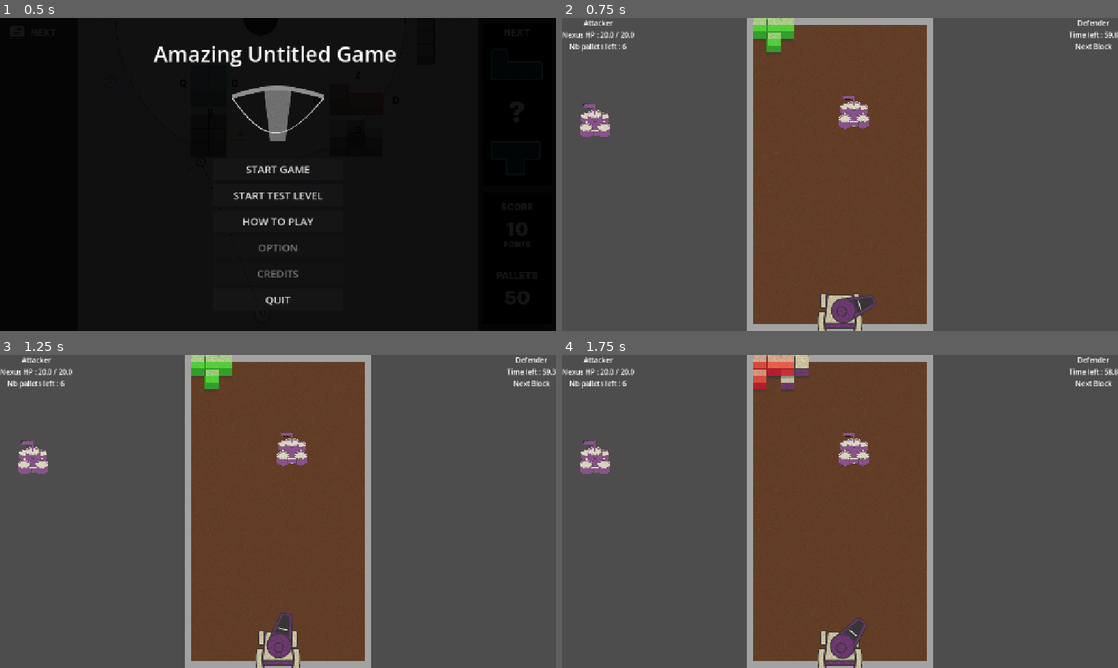
Above: before the commit, frames 1-4 (two rows, left to right).
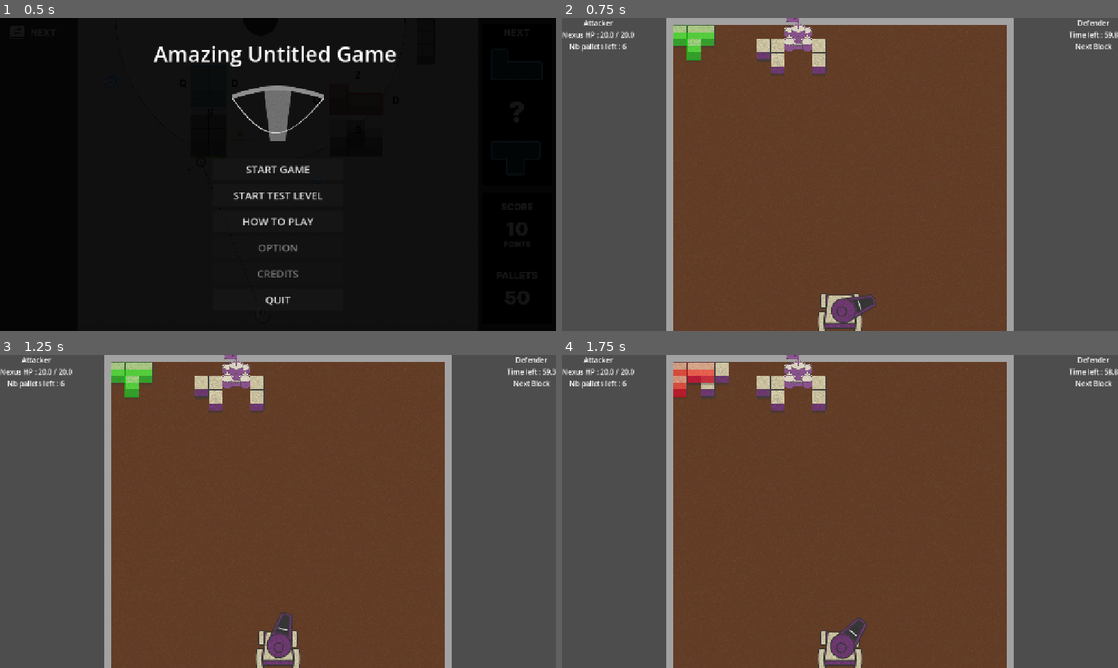
Above: after the commit, the same moments.

Repository: Angele-Bzl/construction
Game: Godot game, scene res://Scenes/title_screen.tscn
The game is run twice, just before and just after one commit, with the same random seed, the same clock (stepped at 60 frames per second) and the same inputs.
Inputs (mouse positions are in pixels of both pictures, inside the frame that each line leads up to):
- Up to frame 1 (0.5 s): no input
- Up to frame 2 (0.75 s): click "START GAME" at 0.5 s
- Up to frame 3 (1.25 s): no input
- Up to frame 4 (1.75 s): move the mouse to (962, 495) at 1.27 s; hold D (right) from 1.28 s (still down); tap Space (snap) at 1.35 s

Frame 1 is identical in both runs. In frame 2, 34% of the frame differs, in the area x 3-82%, y 0-100%; in frame 3, 34%; in frame 4, 34%.

Commit message:
Génération de blocs au début + fix + LD Charles

Diff:
--- a/construction/Prefabs/BlockPrefabs/PatternPrefabs/pattern.tscn
+++ b/construction/Prefabs/BlockPrefabs/PatternPrefabs/pattern.tscn
@@ -7,13 +7,13 @@
 script = ExtResource("1_n1af2")
 
 [node name="Block" parent="." unique_id=407422604 instance=ExtResource("1_fxuyb")]
-position = Vector2(16, 16)
+position = Vector2(16, 32)
 
 [node name="Block2" parent="." unique_id=1292690081 instance=ExtResource("1_fxuyb")]
-position = Vector2(48, 16)
+position = Vector2(48, 32)
 
 [node name="Block3" parent="." unique_id=502402122 instance=ExtResource("1_fxuyb")]
-position = Vector2(80, 16)
+position = Vector2(80, 32)
 
 [node name="Block4" parent="." unique_id=1347714736 instance=ExtResource("1_fxuyb")]
-position = Vector2(16, 48)
+position = Vector2(16, 64)
--- a/construction/Prefabs/BlockPrefabs/PatternPrefabs/pattern_2.tscn
+++ b/construction/Prefabs/BlockPrefabs/PatternPrefabs/pattern_2.tscn
@@ -5,4 +5,4 @@
 [node name="Pattern2" unique_id=103748082 instance=ExtResource("1_2tmu8")]
 
 [node name="Block4" parent="." index="3" unique_id=1347714736]
-position = Vector2(48, 48)
+position = Vector2(48, 64)
--- a/construction/Prefabs/BlockPrefabs/PatternPrefabs/pattern_3.tscn
+++ b/construction/Prefabs/BlockPrefabs/PatternPrefabs/pattern_3.tscn
@@ -5,4 +5,4 @@
 [node name="Pattern3" unique_id=103748082 instance=ExtResource("1_wpsym")]
 
 [node name="Block3" parent="." index="2" unique_id=502402122]
-position = Vector2(48, 48)
+position = Vector2(48, 64)
--- a/construction/Prefabs/BlockPrefabs/PatternPrefabs/pattern_4.tscn
+++ b/construction/Prefabs/BlockPrefabs/PatternPrefabs/pattern_4.tscn
@@ -5,4 +5,4 @@
 [node name="Pattern4" unique_id=103748082 instance=ExtResource("1_50ggh")]
 
 [node name="Block4" parent="." index="3" unique_id=1347714736]
-position = Vector2(112, 16)
+position = Vector2(112, 32)
--- a/construction/Prefabs/BlockPrefabs/PatternPrefabs/pattern_5.tscn
+++ b/construction/Prefabs/BlockPrefabs/PatternPrefabs/pattern_5.tscn
@@ -5,4 +5,4 @@
 [node name="Pattern5" unique_id=103748082 instance=ExtResource("1_mrdss")]
 
 [node name="Block3" parent="." index="2" unique_id=502402122]
-position = Vector2(16, 80)
+position = Vector2(16, 96)
--- a/construction/Scenes/main_scene.tscn
+++ b/construction/Scenes/main_scene.tscn
@@ -16,10 +16,10 @@
 size = Vector2(14, 720)
 
 [sub_resource type="RectangleShape2D" id="RectangleShape2D_xrivr"]
-size = Vector2(20, 720)
+size = Vector2(14, 720)
 
 [sub_resource type="RectangleShape2D" id="RectangleShape2D_13qdw"]
-size = Vector2(432, 14)
+size = Vector2(768, 14)
 
 [node name="MainScene" type="Node2D" unique_id=533807947]
 script = ExtResource("1_m1efj")
@@ -46,10 +46,10 @@
 centered = false
 
 [node name="Ground" type="TextureRect" parent="." unique_id=1142738223]
-offset_left = 440.00003
+offset_left = 256.0
 offset_top = 16.0
-offset_right = 807.386
-offset_bottom = 669.6
+offset_right = 961.38135
+offset_bottom = 684.8
 scale = Vector2(1.0887729, 1.0526316)
 mouse_filter = 2
 texture = ExtResource("2_x6ack")
@@ -58,7 +58,7 @@
 [node name="Walls" type="Node2D" parent="." unique_id=1550099786]
 
 [node name="Wall1" type="StaticBody2D" parent="Walls" unique_id=1512068386]
-position = Vector2(432, 384)
+position = Vector2(248, 384)
 
 [node name="WallSprite" type="Sprite2D" parent="Walls/Wall1" unique_id=361679672]
 position = Vector2(0, -23.999983)
@@ -70,7 +70,7 @@
 shape = SubResource("RectangleShape2D_76v2p")
 
 [node name="Wall2" type="StaticBody2D" parent="Walls" unique_id=688039229]
-position = Vector2(848, 384)
+position = Vector2(1032, 384)
 
 [node name="WallSprite" type="Sprite2D" parent="Walls/Wall2" unique_id=1120225878]
 position = Vector2(0, -23.999983)
@@ -85,14 +85,14 @@
 position = Vector2(640, 8)
 
 [node name="WallSprite" type="Sprite2D" parent="Walls/Wall3" unique_id=1156021529]
-scale = Vector2(11.076923, 0.05797107)
+scale = Vector2(20.102564, 0.05797107)
 texture = ExtResource("3_iacmt")
 
 [node name="WallCollision" type="CollisionShape2D" parent="Walls/Wall3" unique_id=2096315868]
 shape = SubResource("RectangleShape2D_13qdw")
 
 [node name="Wall4" type="StaticBody2D" parent="Walls" unique_id=208249840]
-position = Vector2(640, 712)
+position = Vector2(640, 728)
 
 [node name="WallSprite" type="Sprite2D" parent="Walls/Wall4" unique_id=226272177]
 scale = Vector2(11.076923, 0.05797107)
@@ -101,9 +101,9 @@
 [node name="WallCollision" type="CollisionShape2D" parent="Walls/Wall4" unique_id=216096089]
 shape = SubResource("RectangleShape2D_13qdw")
 
+[node name="Nexus" parent="." unique_id=407422604 instance=ExtResource("6_6ev3c")]
+
 [node name="BlockContainer" type="Node2D" parent="." unique_id=1674226568]
-
-[node name="Nexus" parent="." unique_id=407422604 instance=ExtResource("6_6ev3c")]
 
 [node name="PatternSpawn" type="Node2D" parent="." unique_id=828033140]
 position = Vector2(440, 16)
@@ -115,6 +115,3 @@
 [node name="CrossbowBase" type="Sprite2D" parent="." unique_id=918904373]
 position = Vector2(640, 673)
 texture = ExtResource("5_maf8m")
-
-[node name="Nexus2" parent="." unique_id=1587931700 instance=ExtResource("6_6ev3c")]
-position = Vector2(44, 212)
--- a/construction/Scripts/levelManager.gd
+++ b/construction/Scripts/levelManager.gd
@@ -2,7 +2,6 @@
 
 var rng = RandomNumberGenerator.new()
 
-@onready var pattern_spawn = $PatternSpawn
 @onready var block_container = $BlockContainer
 @onready var nexus = $Nexus
 @onready var ground = $Ground
@@ -20,7 +19,7 @@
 
 	await get_tree().process_frame
 
-	generate_starting_elements(3)
+	generate_starting_elements(5)
 	next_pattern = patterns.pick_random()
 	generate_new_pattern()
 
@@ -46,7 +45,7 @@
 
 func generate_starting_elements(starting_blocks : int):
 	var range_x : Vector2 = Vector2(ground.global_position.x,ground.global_position.x + ground.size.x)
-	var range_y : Vector2 = Vector2(ground.global_position.y/3,ground.global_position.y/3 + ground.size.y/3)
+	var range_y : Vector2 = Vector2(ground.global_position.y,ground.global_position.y + ground.size.y/3)
 	print("Range x : " + str(range_x))
 	print("Range y : " + str(range_y))
 	nexus.global_position = Vector2(rng.randi_range(range_x.x,range_x.y),rng.randi_range(range_y.x,range_y.y))
@@ -55,13 +54,43 @@
 	nexus.global_position.y -= int(nexus.global_position.y) % int(GlobalManager.TILE.y*2)
 	print("Nexus position tile fixed : " + str(nexus.global_position))
 
+	var valid_pos_for_blocks : Array[Vector2]
+	var pos_around_nexus = [-2,-1,2,3]
+
+	for i in pos_around_nexus:
+		print(i)
+		if nexus.global_position.x < ground.global_position.x + GlobalManager.TILE.x * 2 - int(ground.global_position.x) % int(GlobalManager.TILE.x*2) and i < 0:
+			print("Collé à gauche")
+		elif nexus.global_position.x > ground.global_position.x + ground.size.x - GlobalManager.TILE.x * 2 - int(ground.global_position.x) % int(GlobalManager.TILE.x*2) and i > 1:
+			print("Collé à droite")
+		else:
+			for j in pos_around_nexus:
+				if nexus.global_position.y <= ground.global_position.y - int(ground.global_position.y) % int(GlobalManager.TILE.y*2) and j < 0:
+					print("Collé en haut")
+				else:
+					valid_pos_for_blocks.append(Vector2(i,j))
+
+	print(valid_pos_for_blocks)
+
+	valid_pos_for_blocks.shuffle()
+
 	for i in starting_blocks:
-		pass
+		if !valid_pos_for_blocks.is_empty():
+			var new_block : Block = block.instantiate()
+
+			block_container.add_child(new_block)
+			var new_pos_around_nexus = valid_pos_for_blocks.pop_front()
+			var new_pos : Vector2
+			new_pos.x = nexus.global_position.x + new_pos_around_nexus.x * GlobalManager.TILE.x + GlobalManager.TILE.x /2
+			new_pos.y = nexus.global_position.y + new_pos_around_nexus.y * GlobalManager.TILE.y + GlobalManager.TILE.y /2
+
+			print(new_pos)
+			new_block.global_position = new_pos
 
 func generate_new_pattern():
 	if next_pattern:
 		var new_pattern : Pattern = next_pattern.instantiate()
-		new_pattern.global_position = pattern_spawn.global_position
+		new_pattern.global_position = ground.global_position
 		block_container.add_child(new_pattern)
 		new_pattern.select()
 	if !patterns.is_empty():
--- a/construction/Scripts/pattern.gd
+++ b/construction/Scripts/pattern.gd
@@ -71,3 +71,7 @@
 		Defender.pattern_snapped.emit()
 	else:
 		print("Can't snap pattern here !")
+		for block in get_blocks():
+			print(block.name)
+			for entity in block.block_detection.get_overlapping_bodies():
+				print("Overlap with " + entity.name)
